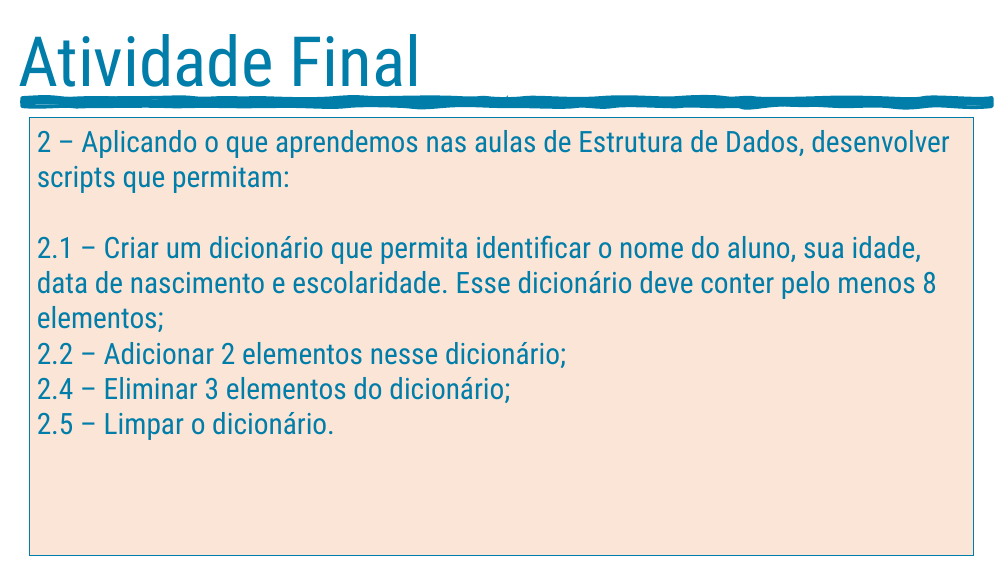
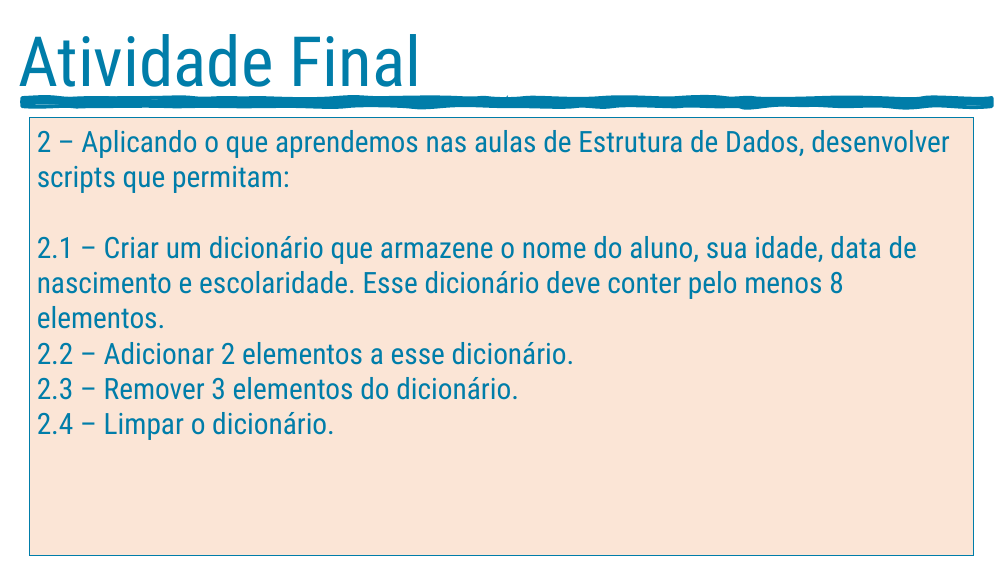
Before and after one commit to dbaassists/sirius_mba_engenharia_dados, a slide deck: slide 5 of 01_Estrutura_Dados/01_AVALIACAO_ESTRUTURA_DADOS_MBA_ENGENHARIA_DADOS.pptx. Drawn at 1008x567 pixels with LibreOffice and Linux fonts; fonts in the diff are those of the drawing. Boxes give left, top, right and bottom in pixels: in the first picture for what was removed or moved away, otherwise in the second. Text is boxed around its words. In the diff, an @@ line names an element or a change of style, - is before the commit and + after.

```diff
--- a/01_Estrutura_Dados/01_AVALIACAO_ESTRUTURA_DADOS_MBA_ENGENHARIA_DADOS.pptx
+++ b/01_Estrutura_Dados/01_AVALIACAO_ESTRUTURA_DADOS_MBA_ENGENHARIA_DADOS.pptx
@@ text at <box>37,236,917,440</box>: text changed @@
-2.1 – Criar um dicionário que permita identificar o nome do aluno, sua idade, data de nascimento e escolaridade. Esse dicionário deve conter pelo menos 8 elementos;
-2.2 – Adicionar 2 elementos nesse dicionário;
-2.4 – Eliminar 3 elementos do dicionário;
-2.5 – Limpar o dicionário.
+2.1 – Criar um dicionário que armazene o nome do aluno, sua idade, data de nascimento e escolaridade. Esse dicionário deve conter pelo menos 8 elementos.
+2.2 – Adicionar 2 elementos a esse dicionário.
+2.3 – Remover 3 elementos do dicionário.
+2.4 – Limpar o dicionário.
```
Also in this commit, not shown: 2 other slides changed.
